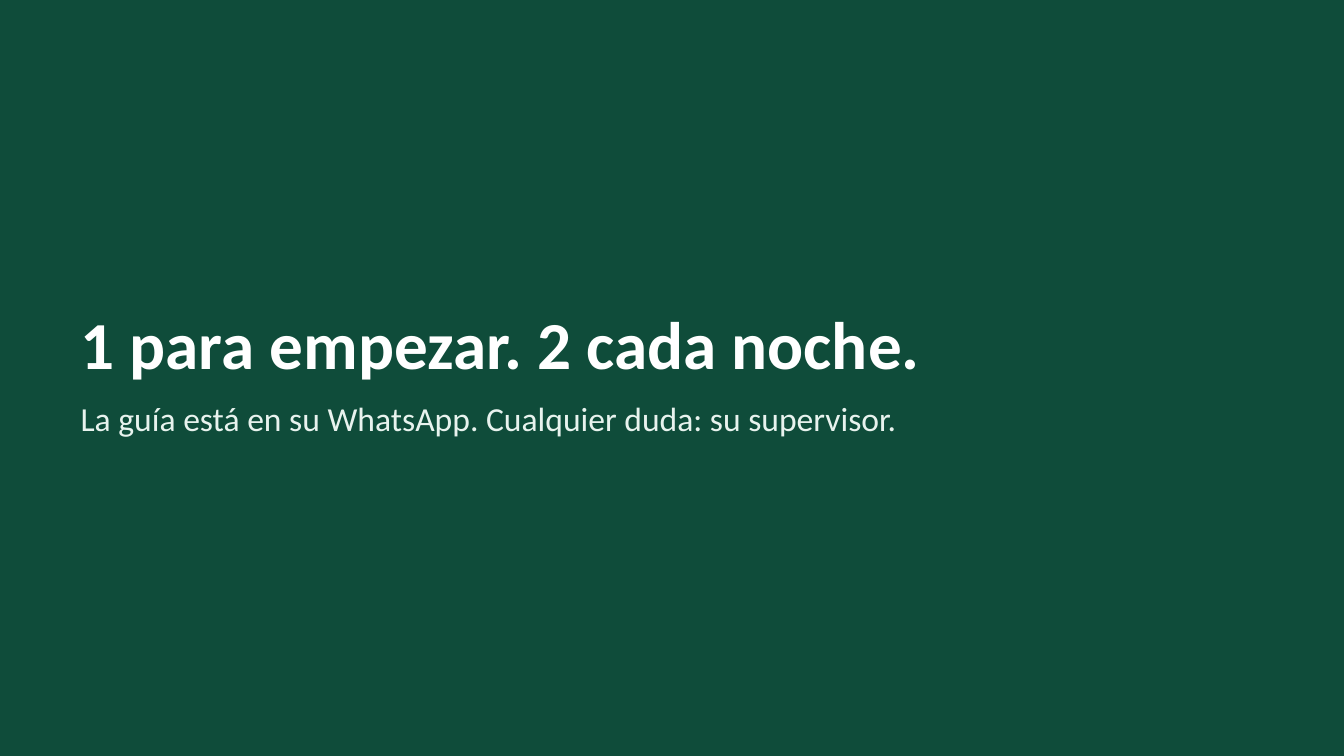
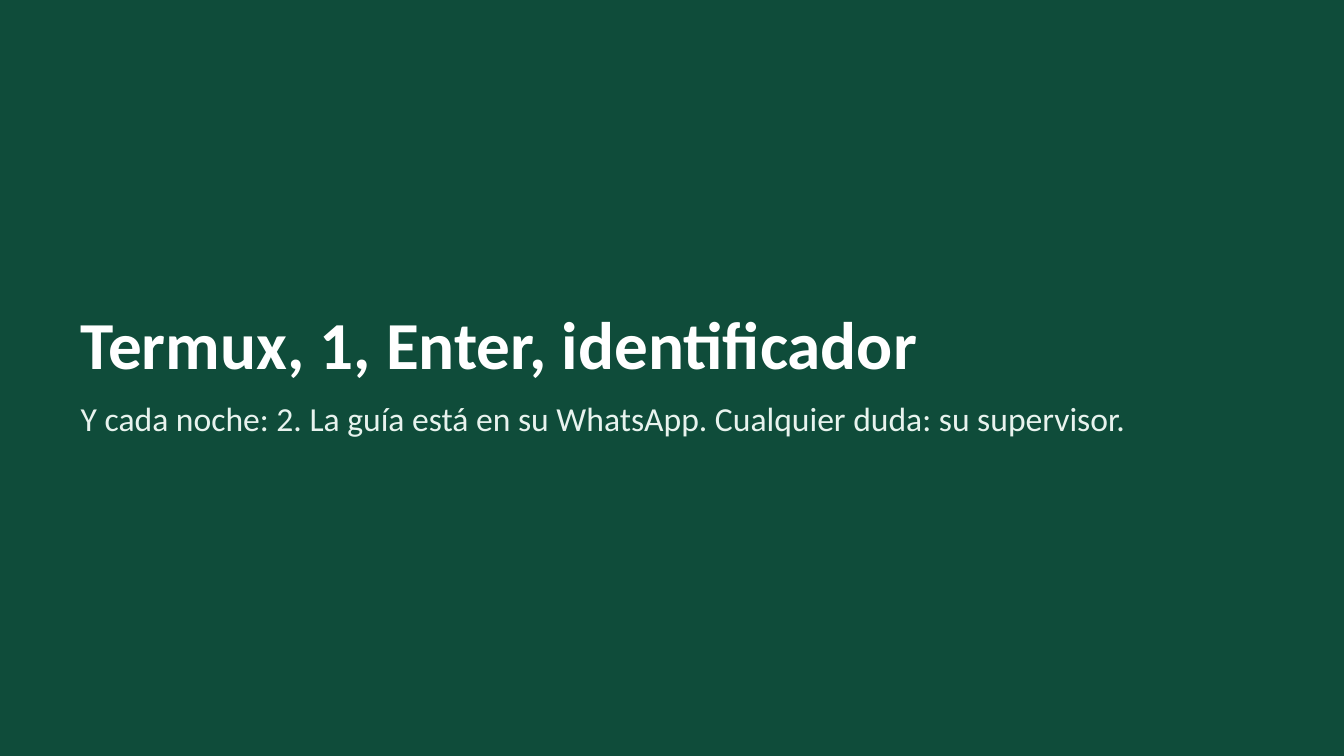
Before and after one commit to CecileRichetta/survey_offline_Colombia, a slide deck: slide 17 of offline/capacitacion/C4P_capacitacion_tablet.pptx (slide 20 before the commit). Drawn at 1344x756 pixels with LibreOffice and Linux fonts; fonts in the diff are those of the drawing. Boxes give left, top, right and bottom in pixels: in the first picture for what was removed or moved away, otherwise in the second. Text is boxed around its words. In the diff, an @@ line names an element or a change of style, - is before the commit and + after.

```diff
--- a/offline/capacitacion/C4P_capacitacion_tablet.pptx
+++ b/offline/capacitacion/C4P_capacitacion_tablet.pptx
@@ title at (81, 321, 917, 378): text changed @@
-1 para empezar. 2 cada noche.
+Termux, 1, Enter, identificador
@@ text at (81, 407, 1125, 437): text changed @@
-La guía está en su WhatsApp. Cualquier duda: su supervisor.
+Y cada noche: 2. La guía está en su WhatsApp. Cualquier duda: su supervisor.
```
Also in this commit, not shown: 7 other slides changed, 9 slides added, 12 slides removed, 10 other files.
